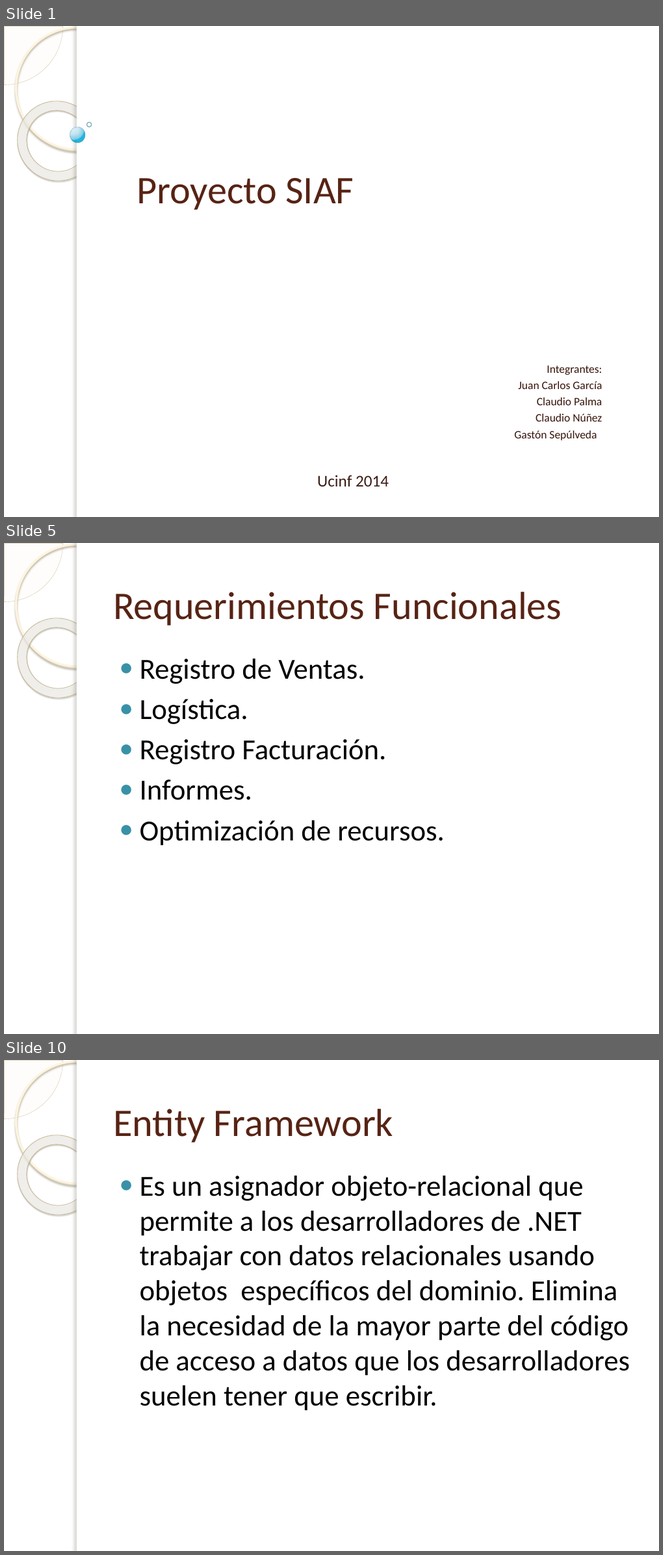
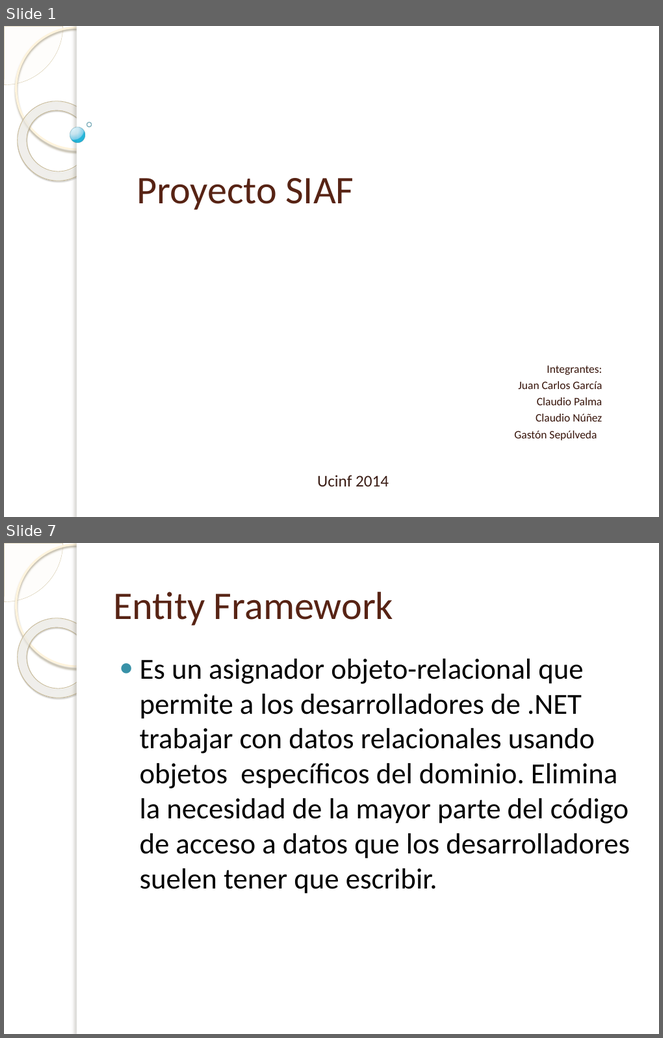
Before and after one commit to tonporaqui/DocProyecto, a slide deck: Proyecto SIAF.pptx. Shown one above the other, each under a label of ours: slides 1, 5 and 10 before the commit, slides 1 and 7 after it; the slides between them are not shown. The pictures are 663x1555 and 663x1038 pixels, drawn with LibreOffice and Linux fonts; fonts in the diff are those of the drawing; background and template pictures are left out. Boxes give left, top, right and bottom in pixels: in the first picture for what was removed or moved away, otherwise in the second. Text is boxed around its words. In the diff, an @@ line names an element or a change of style, - is before the commit and + after.

```diff
--- a/Proyecto SIAF.pptx
+++ b/Proyecto SIAF.pptx
@@ slide 5 removed at box(4, 543, 659, 1034), background picture (left out); not listed: 5 template elements that a slide beside it also shows @@
@@ title removed at box(113, 592, 562, 626) @@
-Requerimientos Funcionales
@@ text removed at box(140, 659, 445, 846) @@
-● Registro de Ventas.
-● Logística.
-● Registro Facturación.
-● Informes.
-● Optimización de recursos.
@@ what was slide 10 is now slide 7 @@
```
Also in this commit, not shown: 3 slides changed, 3 slides added, 5 other slides removed.
